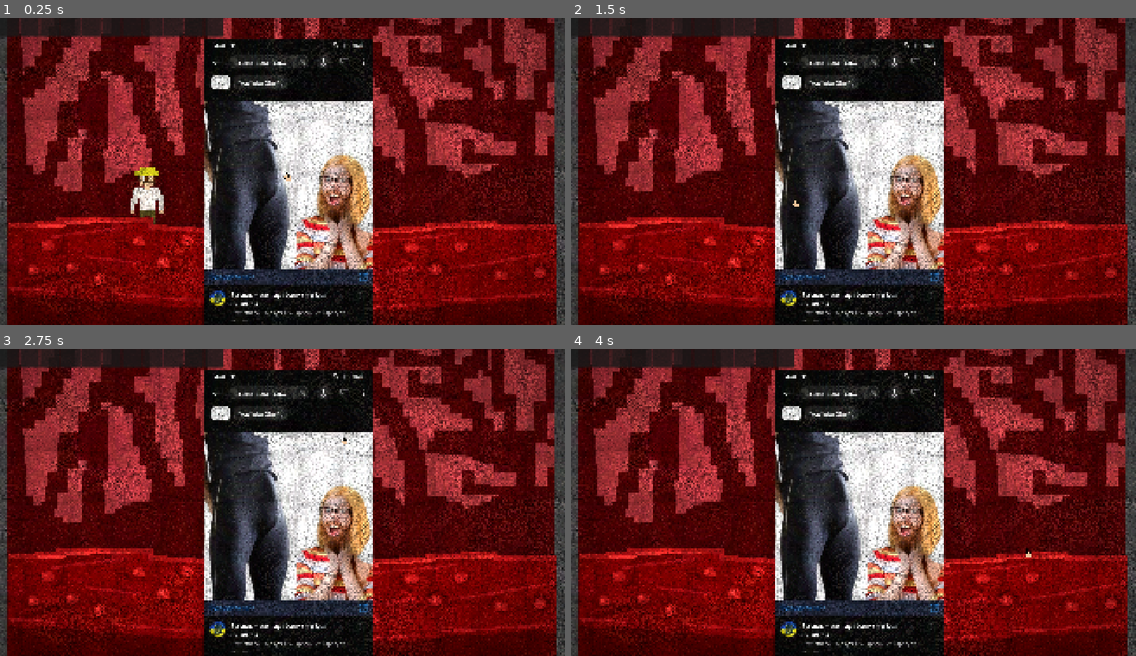
Above: before the commit, frames 1-4 (two rows, left to right).
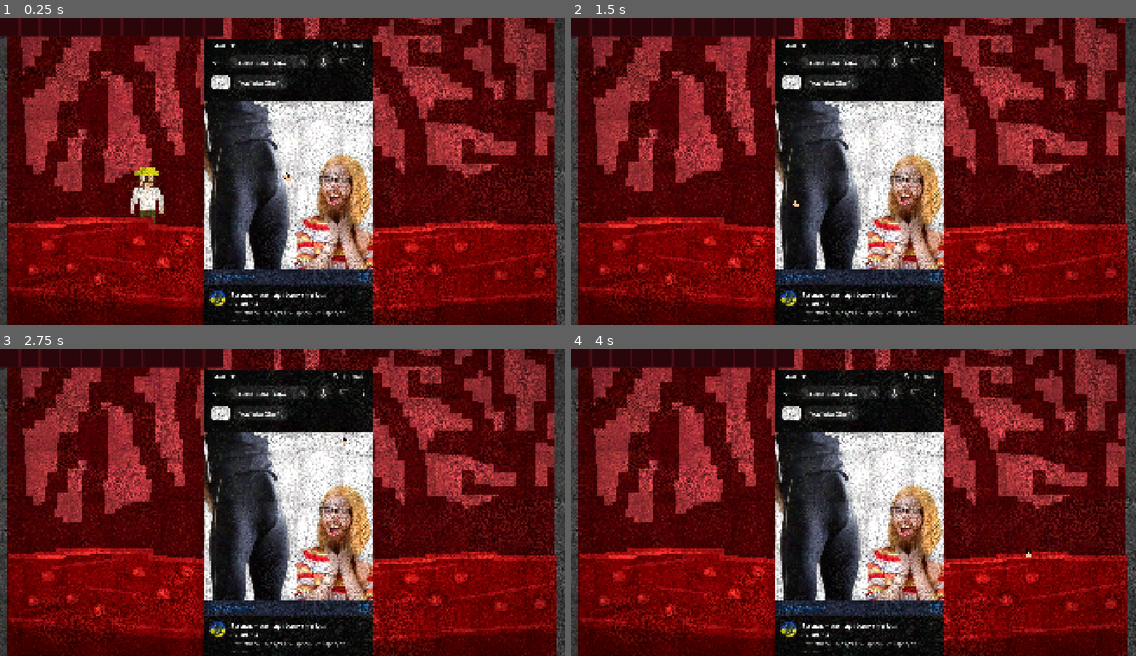
Above: after the commit, the same moments.

Repository: Uther871/kryvokray
Game: Godot game, scene res://levels/level_1.tscn
The game is run twice, just before and just after one commit, with the same random seed, the same clock (stepped at 60 frames per second) and the same inputs. The engine's default icon, where the game draws it, is replaced by a stand-in: a white triangle on a blue panel in a dark square.
Inputs (mouse positions are in pixels of both pictures, inside the frame that each line leads up to):
- Up to frame 1 (0.25 s): no input
- Up to frame 2 (1.5 s): tap Enter at 0.5 s; drag from (859, 220) to (910, 103) at 0.52 s; drag from (740, 186) to (893, 220) at 1.27 s
- Up to frame 3 (2.75 s): move the mouse to (339, 434) at 2.02 s; click (339, 434) at 2.17 s
- Up to frame 4 (4 s): tap Space at 2.75 s; drag from (825, 563) to (684, 456) at 2.77 s; tap Enter at 3.5 s; move the mouse to (1023, 548) at 3.52 s; click (1023, 548) at 3.67 s

The runs differ from the first frame. In frame 1, 0.2% of the frame differs, in the area x 0-40%, y 0-6%; in frame 2, 0.2%; in frame 3, 0.2%; in frame 4, 0.2%.

Commit message:
Burgundy inventory style

Diff:
--- a/inventory/inventory_ui.tscn
+++ b/inventory/inventory_ui.tscn
@@ -2,7 +2,19 @@
 
 [ext_resource type="Script" uid="uid://bnb1l2abpr0et" path="res://inventory/inventory_ui.gd" id="1_cedrj"]
 [ext_resource type="PackedScene" uid="uid://c172g1anbnfg" path="res://inventory/slot.tscn" id="1_hfbh7"]
-[ext_resource type="Script" uid="uid://c6vqvhk0umo1v" path="res://inventory/slot.gd" id="2_2hut1"]
+
+[sub_resource type="StyleBoxFlat" id="StyleBoxFlat_2hut1"]
+content_margin_left = 0.0
+content_margin_top = 0.0
+content_margin_right = 0.0
+content_margin_bottom = 0.0
+bg_color = Color(0.2901961, 0.05490196, 0.078431375, 1)
+border_color = Color(0.54901963, 0.10980392, 0.16470589, 1)
+corner_radius_top_left = 3
+corner_radius_top_right = 3
+corner_radius_bottom_right = 3
+corner_radius_bottom_left = 3
+corner_detail = 5
 
 [node name="InventoryUI" type="CanvasLayer" unique_id=1784124371]
 script = ExtResource("1_cedrj")
@@ -10,6 +22,7 @@
 [node name="Bar" type="PanelContainer" parent="." unique_id=741601807]
 offset_right = 40.0
 offset_bottom = 40.0
+theme_override_styles/panel = SubResource("StyleBoxFlat_2hut1")
 
 [node name="Margin" type="MarginContainer" parent="Bar" unique_id=1062927227]
 layout_mode = 2
@@ -20,7 +33,6 @@
 
 [node name="Slot" parent="Bar/Margin/Slots" unique_id=1526667312 instance=ExtResource("1_hfbh7")]
 layout_mode = 2
-script = ExtResource("2_2hut1")
 
 [node name="Slot2" parent="Bar/Margin/Slots" unique_id=840758062 instance=ExtResource("1_hfbh7")]
 layout_mode = 2
--- a/inventory/slot.tscn
+++ b/inventory/slot.tscn
@@ -1,11 +1,25 @@
 [gd_scene format=3 uid="uid://c172g1anbnfg"]
 
 [ext_resource type="Script" uid="uid://c6vqvhk0umo1v" path="res://inventory/slot.gd" id="1_u4i3g"]
+
+[sub_resource type="StyleBoxFlat" id="StyleBoxFlat_u4i3g"]
+content_margin_left = 0.0
+content_margin_top = 0.0
+content_margin_right = 0.0
+content_margin_bottom = 0.0
+bg_color = Color(0.16470589, 0.019607844, 0.03529412, 1)
+border_color = Color(0.6392157, 0.13725491, 0.18431373, 1)
+corner_radius_top_left = 3
+corner_radius_top_right = 3
+corner_radius_bottom_right = 3
+corner_radius_bottom_left = 3
+corner_detail = 5
 
 [node name="Slot" type="PanelContainer" unique_id=1526667312]
 custom_minimum_size = Vector2(64, 64)
 offset_right = 40.0
 offset_bottom = 40.0
+theme_override_styles/panel = SubResource("StyleBoxFlat_u4i3g")
 script = ExtResource("1_u4i3g")
 
 [node name="Icon" type="TextureRect" parent="." unique_id=373378919]
--- /dev/null
+++ b/inventory/slot_style.tres
@@ -0,0 +1,5 @@
+[gd_resource type="StyleBoxFlat" format=3 uid="uid://betre72fgxxs8"]
+
+[resource]
+bg_color = Color(0.16470589, 0.019607844, 0.03529412, 1)
+border_color = Color(0.6392157, 0.13725491, 0.18431373, 1)
